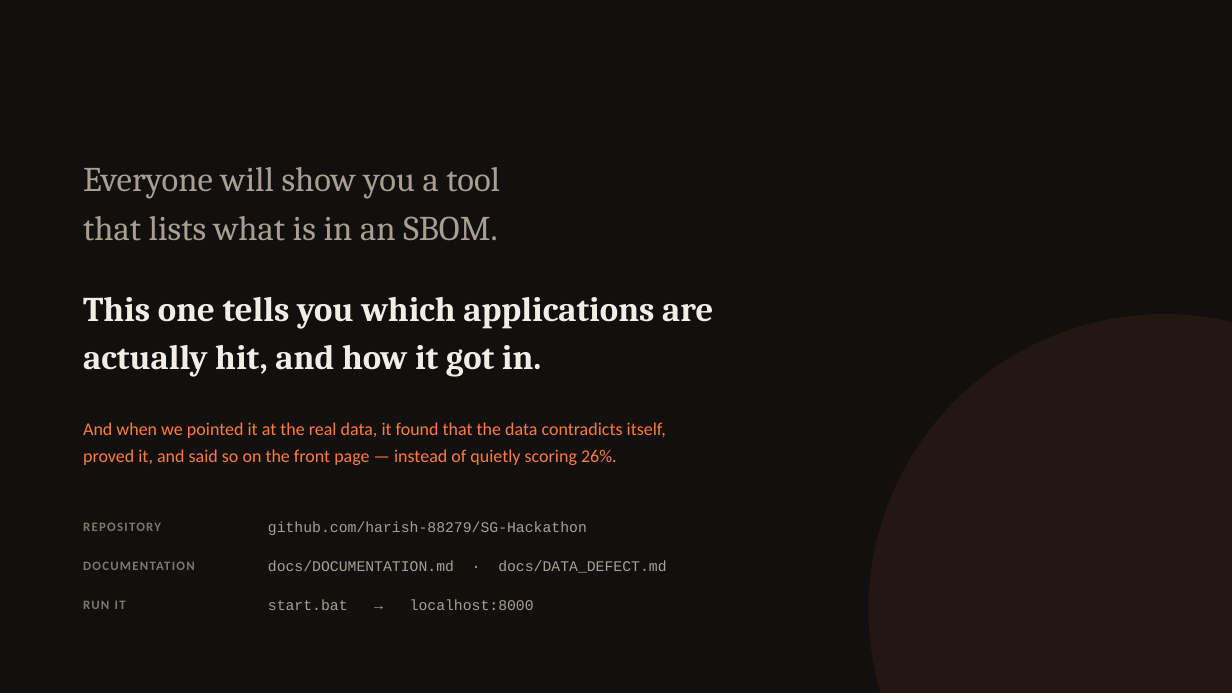
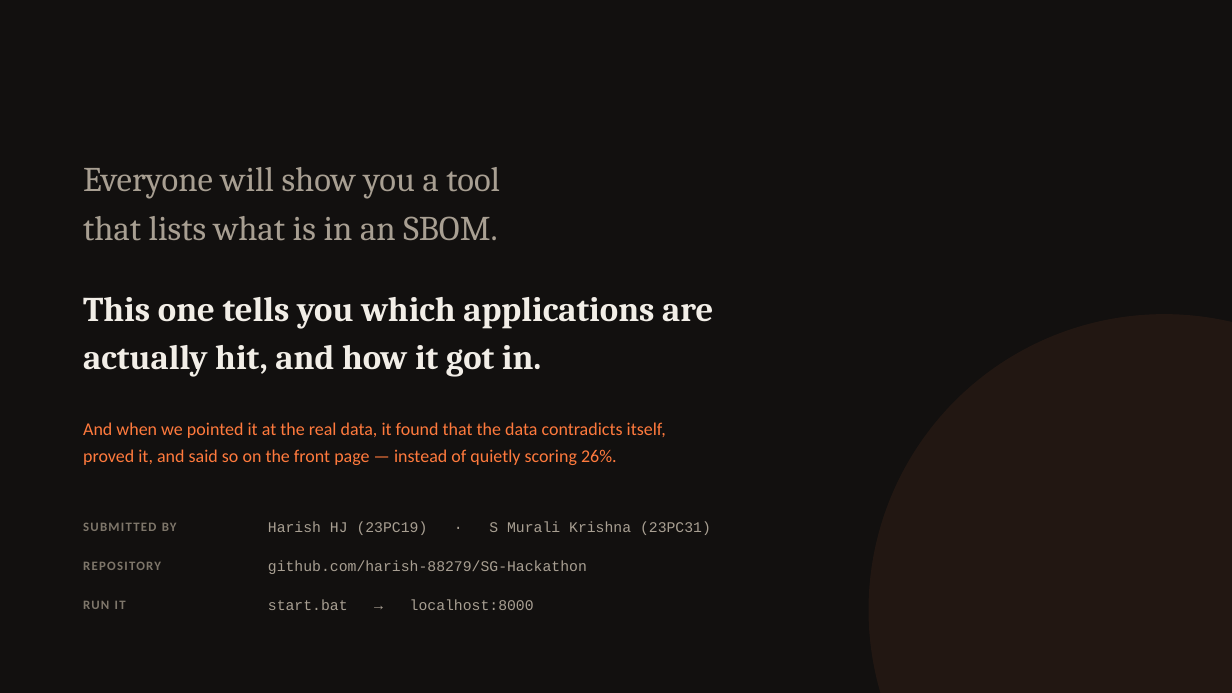
Before and after one commit to harish-88279/SG-Hackathon, a slide deck: slide 12 of SBOMGuard-Presentation.pptx. Drawn at 1232x693 pixels with LibreOffice and Linux fonts; fonts in the diff are those of the drawing. Boxes give left, top, right and bottom in pixels: in the first picture for what was removed or moved away, otherwise in the second. Text is boxed around its words. In the diff, an @@ line names an element or a change of style, - is before the commit and + after.

```diff
--- a/SBOMGuard-Presentation.pptx
+++ b/SBOMGuard-Presentation.pptx
@@ text added at (x1=162, y1=523, x2=177, y2=531), 10 pt, text #7E766A, bold @@
+SUBMITTED BY
@@ text added at (x1=268, y1=521, x2=711, y2=535), 11.5 pt, text #A89F92 @@
+Harish HJ (23PC19) · S Murali Krishna (23PC31)
@@ text "REPOSITORY" moved from (x1=83, y1=522, x2=161, y2=531) to (x1=83, y1=561, x2=161, y2=570) @@
@@ text removed at (x1=83, y1=561, x2=195, y2=570) @@
-DOCUMENTATION
@@ text "github.com/harish-88279/SG-Hackathon" moved from (x1=268, y1=521, x2=587, y2=535) to (x1=268, y1=560, x2=587, y2=574) @@
@@ text removed at (x1=268, y1=560, x2=666, y2=573) @@
-docs/DOCUMENTATION.md · docs/DATA_DEFECT.md
```
Also in this commit, not shown: 1 other slide changed, 3 other files.
